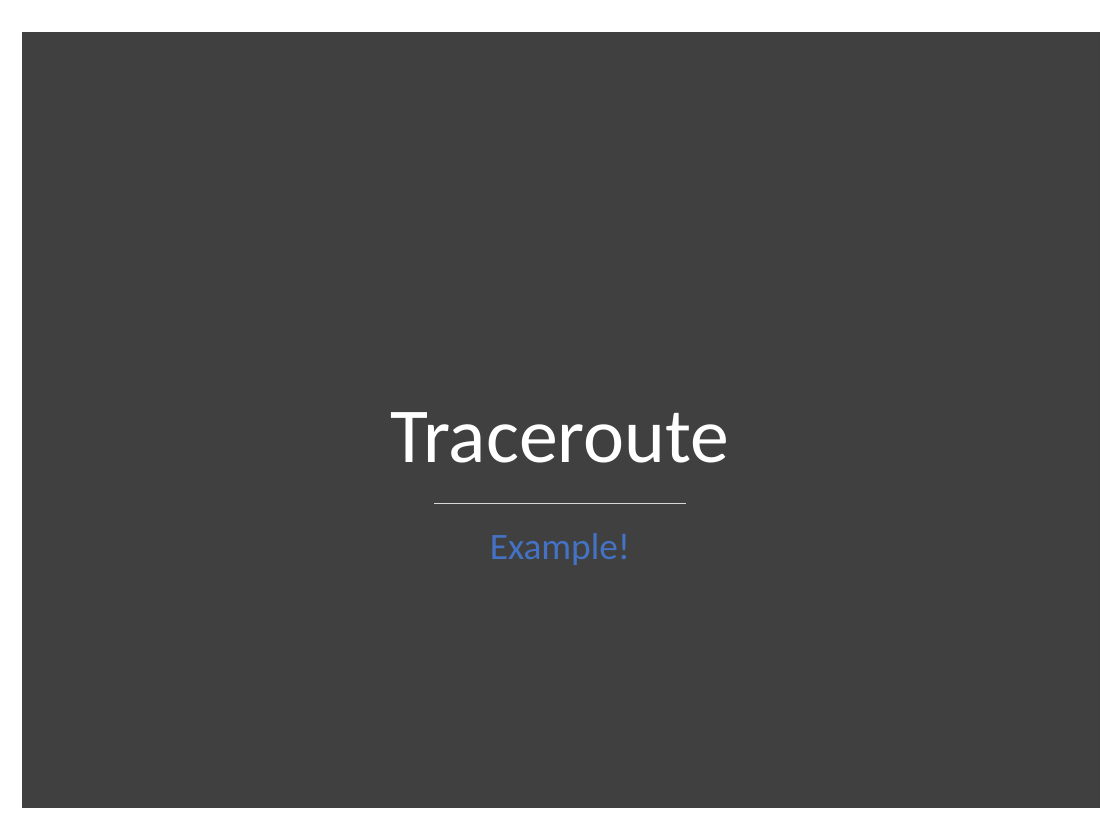
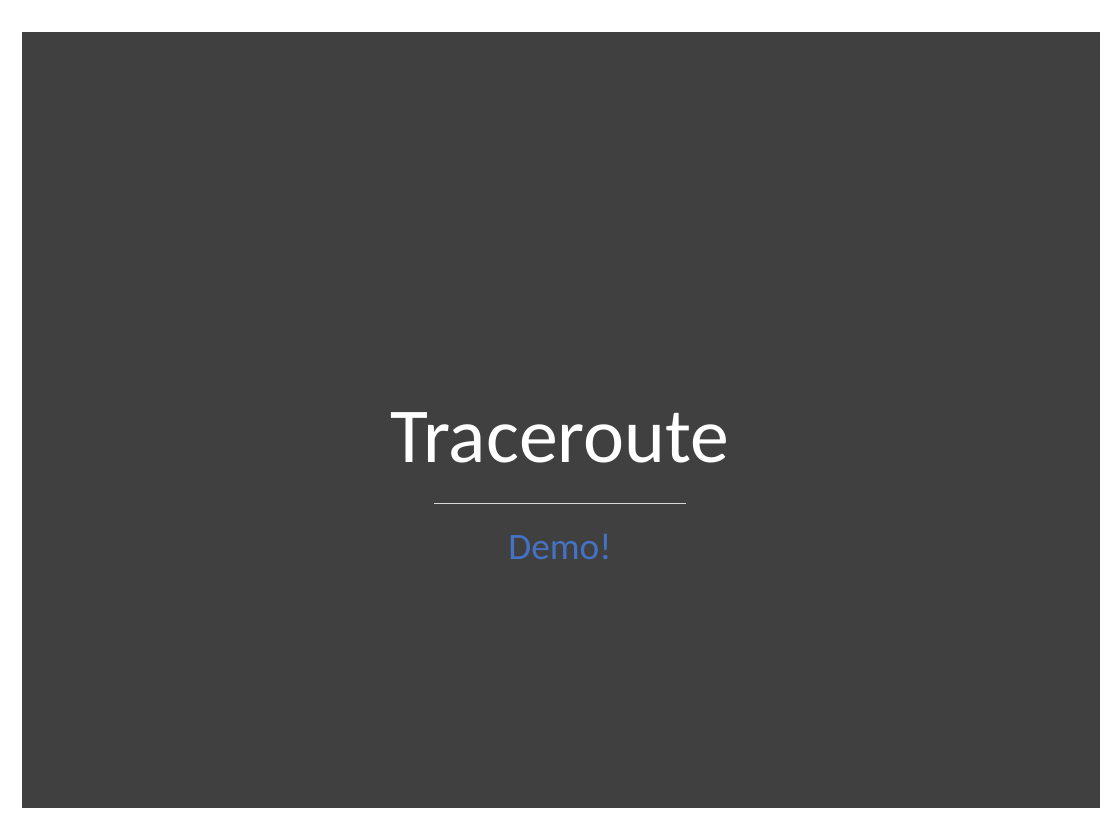
Before and after one commit to shirasael/20588, a slide deck: slide 51 of raw socket & libpcap & icmp.pptx. Drawn at 1120x840 pixels with LibreOffice and Linux fonts; fonts in the diff are those of the drawing. Boxes give left, top, right and bottom in pixels: in the first picture for what was removed or moved away, otherwise in the second. Text is boxed around its words. In the diff, an @@ line names an element or a change of style, - is before the commit and + after.

```diff
--- a/raw socket & libpcap & icmp.pptx
+++ b/raw socket & libpcap & icmp.pptx
@@ text at [508, 534, 611, 559]: text changed @@
-Example!
+Demo!
```
Also in this commit, not shown: 4 other slides changed, 1 slide removed.
